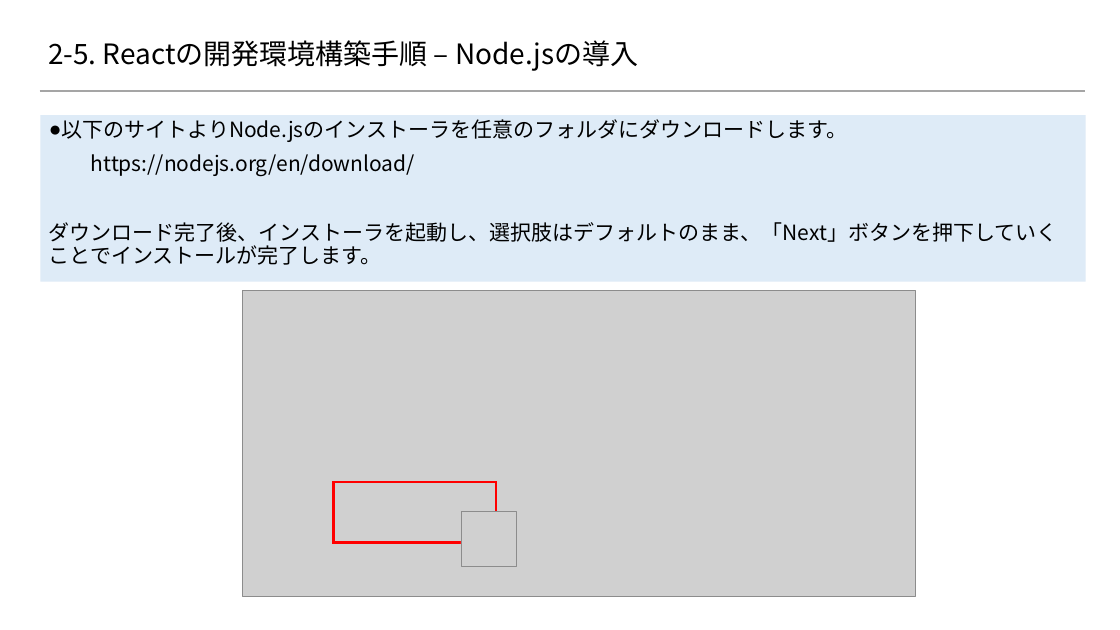
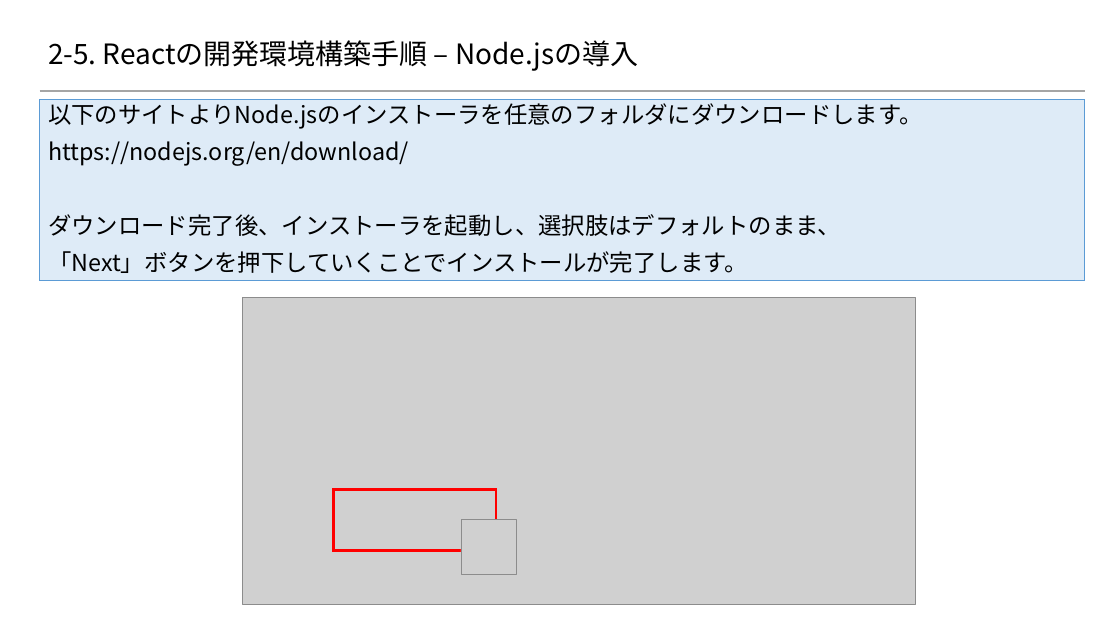
Before and after one commit to 2018SYSTEMI34/diary, a slide deck: slide 31 of doc/02_SlideShare/01.ネタ/２_Reactの基礎/Reactを用いたスマホアプリケーション開発入門 Reactの基礎編.pptx. Drawn at 1120x630 pixels with LibreOffice and Linux fonts; fonts in the diff are those of the drawing; grey boxes stand for pictures; background and template pictures are left out. Boxes give left, top, right and bottom in pixels: in the first picture for what was removed or moved away, otherwise in the second. Text is boxed around its words. In the diff, an @@ line names an element or a change of style, - is before the commit and + after.

```diff
--- a/doc/02_SlideShare/01.ネタ/２_Reactの基礎/Reactを用いたスマホアプリケーション開発入門 Reactの基礎編.pptx
+++ b/doc/02_SlideShare/01.ネタ/２_Reactの基礎/Reactを用いたスマホアプリケーション開発入門 Reactの基礎編.pptx
@@ text "以下のサイトよりNode.jsのインストーラを任意のフォルダにダウンロードします。": place and size @@
-text "以下のサイトよりNode.jsのインストーラを任意のフォルダにダウンロードします。" at [40,115,1086,281]
+text "以下のサイトよりNode.jsのインストーラを任意のフォルダにダウンロードします。" at [39,99,1085,281]
@@ text "以下のサイトよりNode.jsのインストーラを任意のフォルダにダウンロードします。" at [39,99,1085,281]: vertical alignment top to middle @@
@@ text at [48,103,922,166]: size 18 to 20 pt in "以下のサイトよりNode.jsのインストーラを任意のフォルダにダウンロードします。", "https://nodejs.org/en/download/"; bullet ● to none @@
@@ text at [48,214,841,273]: text changed; size 18 to 20 pt @@
-ダウンロード完了後、インストーラを起動し、選択肢はデフォルトのまま、「Next」ボタンを押下していくことでインストールが完了します。
+ダウンロード完了後、インストーラを起動し、選択肢はデフォルトのまま、
+「Next」ボタンを押下していくことでインストールが完了します。
@@ picture: place and size @@
-picture at [242,290,915,597]
+picture at [242,298,915,605]
@@ rectangle: place and size @@
-rectangle at [334,482,496,543]
+rectangle at [334,490,496,550]
@@ picture: place and size @@
-picture at [461,512,517,567]
+picture at [461,519,517,575]
```
Also in this commit, not shown: 44 other slides changed.
